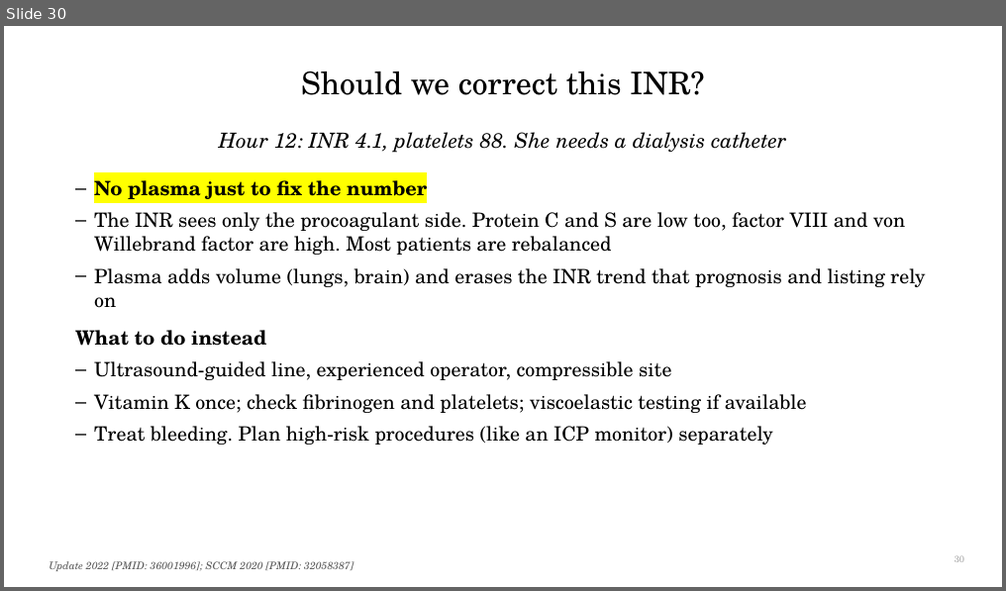
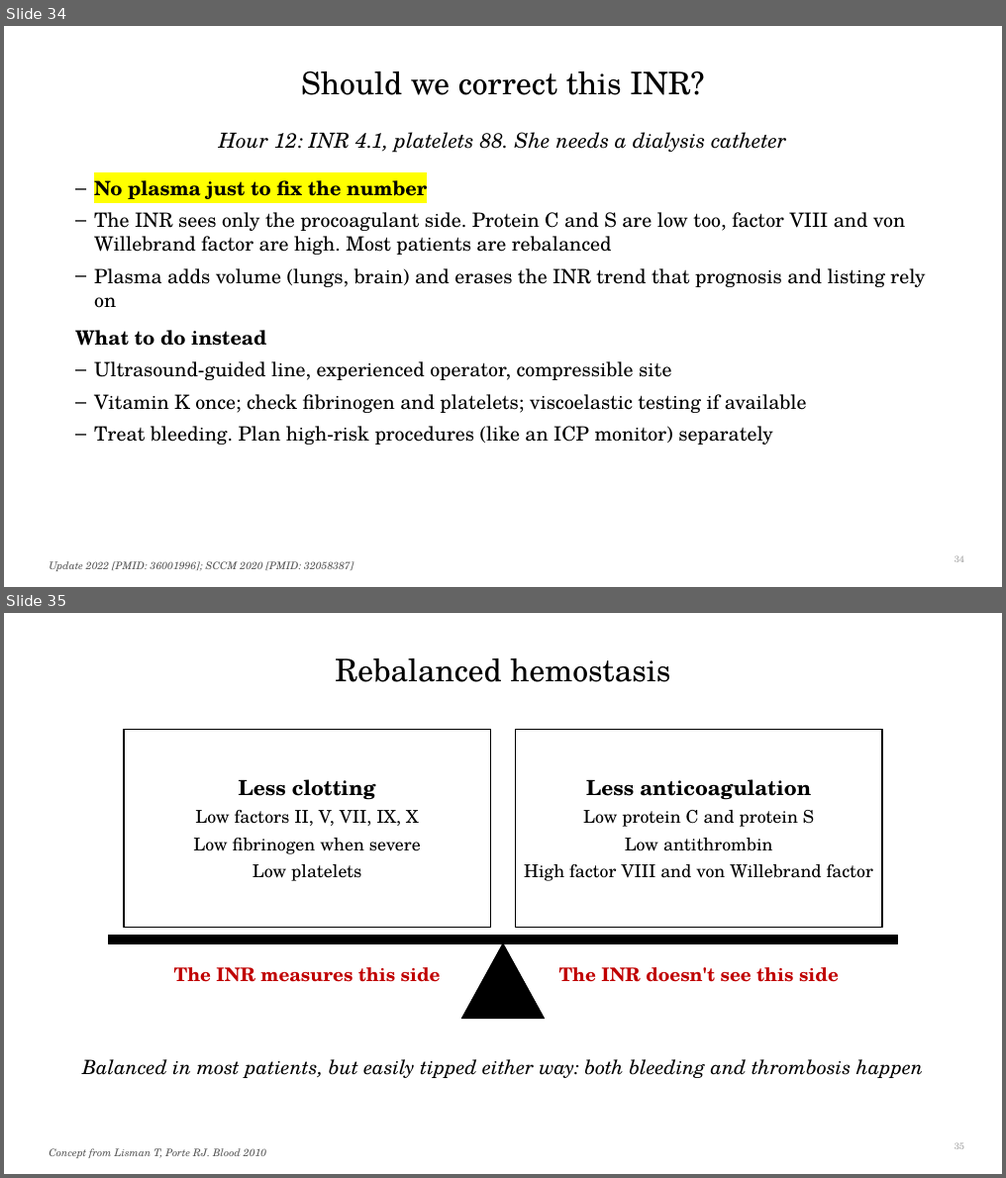
Before and after one commit to qaddodi/mohammad-almeqdadi-lectures, a slide deck: lectures/acute-liver-failure-aclf-in-icu/ALF and ACLF in the ICU.pptx. Shown one above the other, each under a label of ours: slide 30 before the commit, slides 34 and 35 after it. The pictures are 1006x591 and 1006x1178 pixels, drawn with LibreOffice and Linux fonts; fonts in the diff are those of the drawing. Boxes give left, top, right and bottom in pixels: in the first picture for what was removed or moved away, otherwise in the second. Text is boxed around its words. In the diff, an @@ line names an element or a change of style, - is before the commit and + after.

```diff
--- a/lectures/acute-liver-failure-aclf-in-icu/ALF and ACLF in the ICU.pptx
+++ b/lectures/acute-liver-failure-aclf-in-icu/ALF and ACLF in the ICU.pptx
@@ slide 35 added at <box>4,613,1002,1174</box>, background #FFFFFF @@
@@ title added at <box>335,659,670,682</box>, 30 pt, text #000000 @@
+Rebalanced hemostasis
@@ rectangle added at <box>124,729,491,928</box>, fill #FFFFFF, outline #000000 1.25 pt @@
@@ rectangle added at <box>515,729,882,928</box>, fill #FFFFFF, outline #000000 1.25 pt @@
@@ text added at <box>193,779,421,881</box>, 17 pt, text #000000 @@
+Less clotting
+Low factors II, V, VII, IX, X
+Low fibrinogen when severe
+Low platelets
@@ text added at <box>524,779,873,881</box>, 17 pt, text #000000 @@
+Less anticoagulation
+Low protein C and protein S
+Low antithrombin
+High factor VIII and von Willebrand factor
@@ rectangle added at <box>109,935,897,944</box>, fill #000000, outline #000000 1 pt @@
@@ text added at <box>174,967,441,982</box>, 18 pt, text #C00000, bold @@
+The INR measures this side
@@ triangle added at <box>462,944,545,1019</box>, fill #000000, outline #000000 1 pt @@
@@ text added at <box>559,967,839,982</box>, 18 pt, text #C00000, bold @@
+The INR doesn't see this side
@@ text added at <box>82,1059,923,1078</box>, 19 pt, text #000000, italic @@
+Balanced in most patients, but easily tipped either way: both bleeding and thrombosis happen
@@ page number added at <box>954,1143,965,1150</box>, 9 pt, text #A6A6A6 @@
+35
@@ text added at <box>49,1149,266,1158</box>, 10 pt, text #595959, italic @@
+Concept from Lisman T, Porte RJ. Blood 2010
@@ what was slide 30 is now slide 34 @@
@@ page number at <box>954,557,965,563</box>: text changed @@
-30
+34
```
Also in this commit, not shown: 9 slides changed, 6 other slides added, 6 other files.
